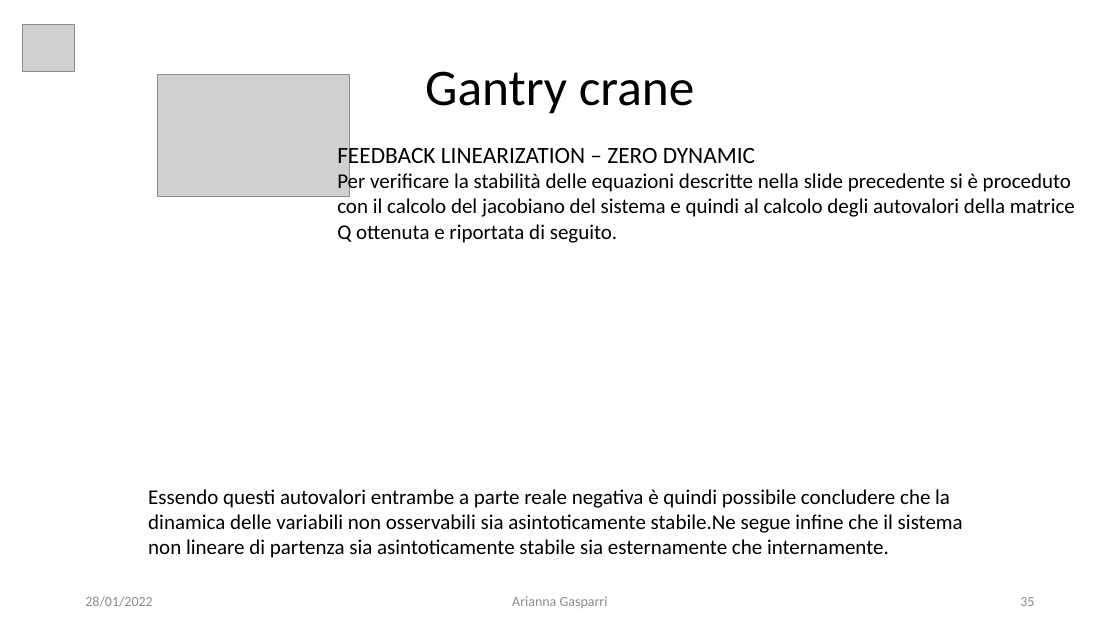
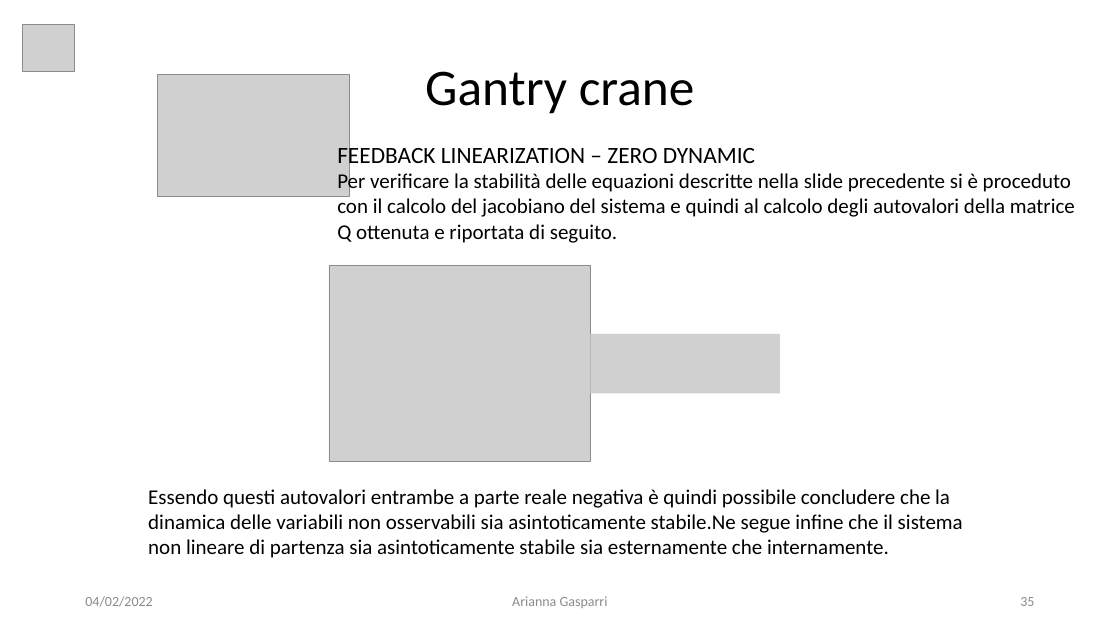
Before and after one commit to giga487/BicchiGas, a slide deck: slide 35 of Relazione/Presentazione.pptx. Drawn at 1120x630 pixels with LibreOffice and Linux fonts; fonts in the diff are those of the drawing; grey boxes stand for pictures. Boxes give left, top, right and bottom in pixels: in the first picture for what was removed or moved away, otherwise in the second. Text is boxed around its words. In the diff, an @@ line names an element or a change of style, - is before the commit and + after.

```diff
--- a/Relazione/Presentazione.pptx
+++ b/Relazione/Presentazione.pptx
@@ picture added at [329,266,591,461] @@
@@ picture added at [591,334,781,394] @@
@@ text at [85,596,152,607]: text changed @@
-28/01/2022
+04/02/2022
```
Also in this commit, not shown: 39 other slides changed, 1 slide added.
